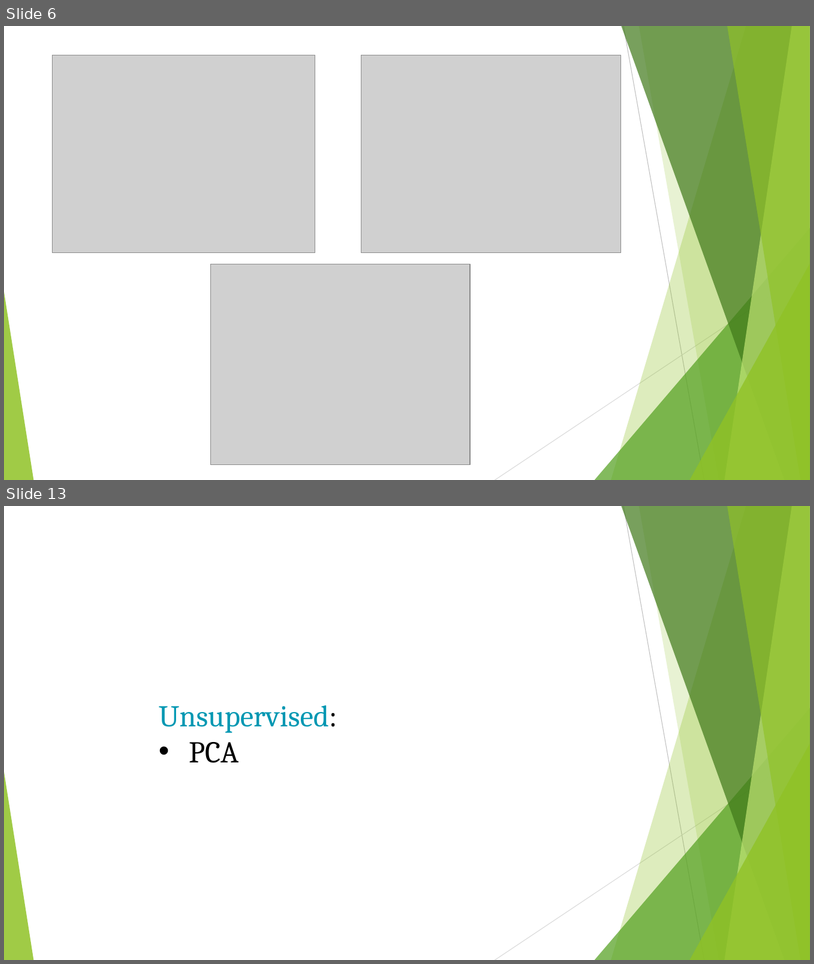
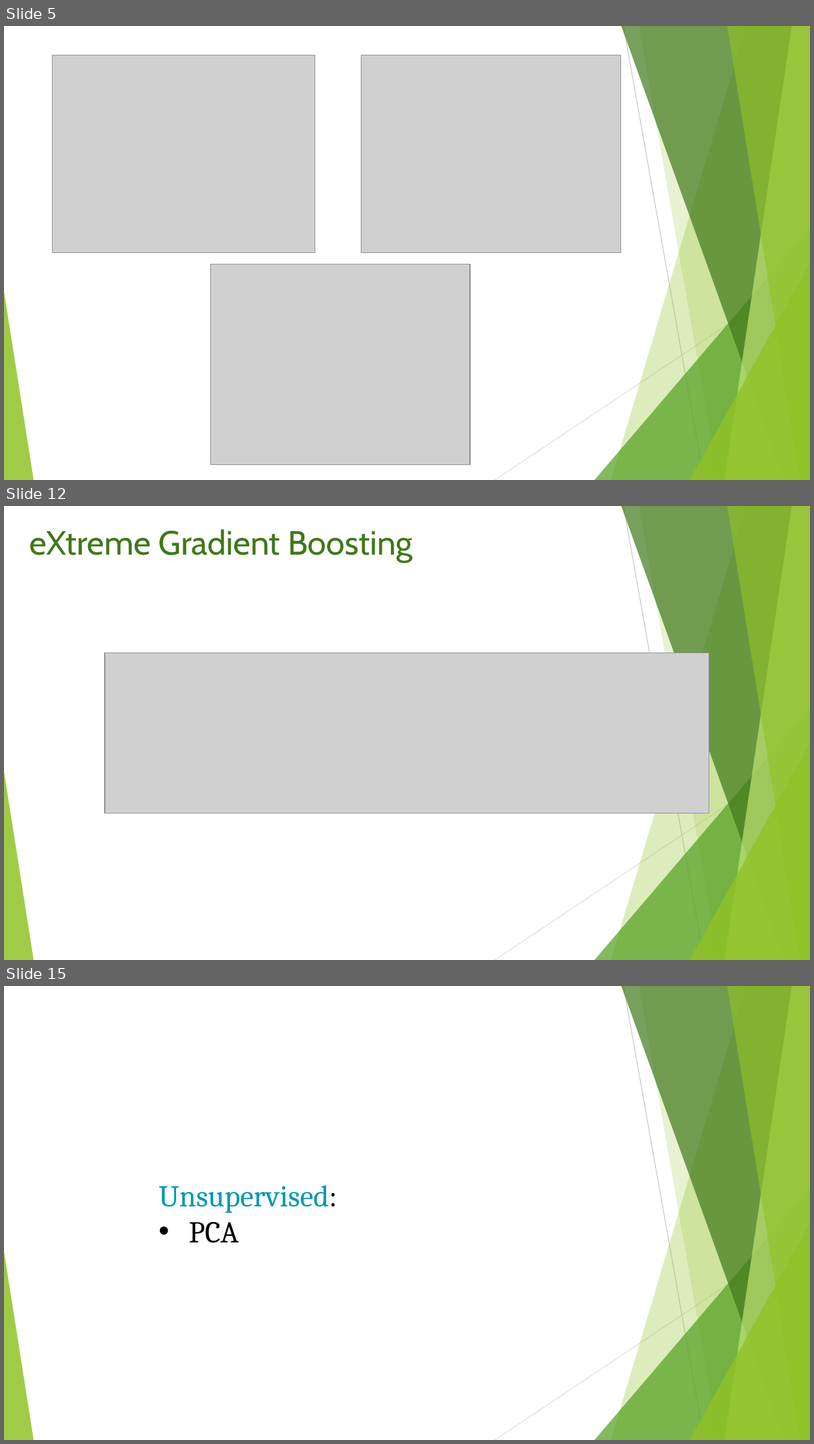
Before and after one commit to Dforouzanfar/Statistical_Learning, a slide deck: Statistical Learning.pptx. Shown one above the other, each under a label of ours: slides 6 and 13 before the commit, slides 5, 12 and 15 after it; the slides between them are not shown. The pictures are 814x964 and 814x1444 pixels, drawn with LibreOffice and Linux fonts; fonts in the diff are those of the drawing; grey boxes stand for pictures. Boxes give left, top, right and bottom in pixels: in the first picture for what was removed or moved away, otherwise in the second. Text is boxed around its words. In the diff, an @@ line names an element or a change of style, - is before the commit and + after.

```diff
--- a/Statistical Learning.pptx
+++ b/Statistical Learning.pptx
@@ slide 12 added at bbox=[4, 506, 810, 960], background #FFFFFF; not listed: 10 template elements that a slide beside it also shows @@
@@ text added at bbox=[30, 529, 413, 562], 40 pt, text #3F7819 @@
+eXtreme Gradient Boosting
@@ picture added at bbox=[105, 653, 710, 813] @@
@@ what was slide 6 is now slide 5 @@
@@ what was slide 13 is now slide 15 @@
```
Also in this commit, not shown: 10 slides changed, 4 other slides added, 2 slides removed, 1 other file.
